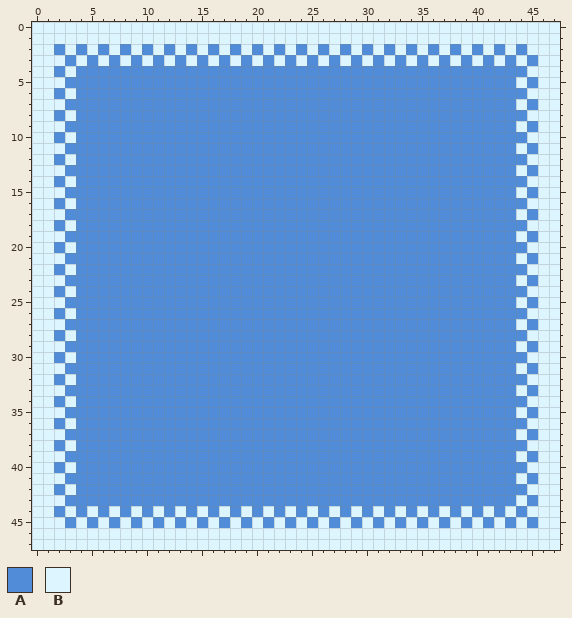
File history of a pixel-art file, GMTK 2023/Assets/Sprites/Water.aseprite. The picture above was drawn from the file before the commit.
48x48 pixels, 1 frame.
Visible layers, top first: "Water_BottomLeft", "Water_BottomCenter", "Water_BottomRight", "Water_MiddleRight", "Water_MiddleCenter", "Water_MiddleLeft", "Water_TopRight", "Water_TopCenter", "Water_TopLeft", "Background".
Palette (. is transparent): A #508cd7  B #dcf5ff
Pixels before, first column x 0:
 0 BBBBBBBBBBBBBBBBBBBBBBBBBBBBBBBBBBBBBBBBBBBBBBBB
 1 BBBBBBBBBBBBBBBBBBBBBBBBBBBBBBBBBBBBBBBBBBBBBBBB
 2 BBABABABABABABABABABABABABABABABABABABABABABABBB
 3 BBBABABABABABABABABABABABABABABABABABABABABABABB
 4 BBABAAAAAAAAAAAAAAAAAAAAAAAAAAAAAAAAAAAAAAAAABBB
 5 BBBAAAAAAAAAAAAAAAAAAAAAAAAAAAAAAAAAAAAAAAAABABB
 6 BBABAAAAAAAAAAAAAAAAAAAAAAAAAAAAAAAAAAAAAAAAABBB
 7 BBBAAAAAAAAAAAAAAAAAAAAAAAAAAAAAAAAAAAAAAAAABABB
 8 BBABAAAAAAAAAAAAAAAAAAAAAAAAAAAAAAAAAAAAAAAAABBB
 9 BBBAAAAAAAAAAAAAAAAAAAAAAAAAAAAAAAAAAAAAAAAABABB
10 BBABAAAAAAAAAAAAAAAAAAAAAAAAAAAAAAAAAAAAAAAAABBB
11 BBBAAAAAAAAAAAAAAAAAAAAAAAAAAAAAAAAAAAAAAAAABABB
12 BBABAAAAAAAAAAAAAAAAAAAAAAAAAAAAAAAAAAAAAAAAABBB
13 BBBAAAAAAAAAAAAAAAAAAAAAAAAAAAAAAAAAAAAAAAAABABB
14 BBABAAAAAAAAAAAAAAAAAAAAAAAAAAAAAAAAAAAAAAAAABBB
15 BBBAAAAAAAAAAAAAAAAAAAAAAAAAAAAAAAAAAAAAAAAABABB
16 BBABAAAAAAAAAAAAAAAAAAAAAAAAAAAAAAAAAAAAAAAAABBB
17 BBBAAAAAAAAAAAAAAAAAAAAAAAAAAAAAAAAAAAAAAAAABABB
18 BBABAAAAAAAAAAAAAAAAAAAAAAAAAAAAAAAAAAAAAAAAABBB
19 BBBAAAAAAAAAAAAAAAAAAAAAAAAAAAAAAAAAAAAAAAAABABB
20 BBABAAAAAAAAAAAAAAAAAAAAAAAAAAAAAAAAAAAAAAAAABBB
21 BBBAAAAAAAAAAAAAAAAAAAAAAAAAAAAAAAAAAAAAAAAABABB
22 BBABAAAAAAAAAAAAAAAAAAAAAAAAAAAAAAAAAAAAAAAAABBB
23 BBBAAAAAAAAAAAAAAAAAAAAAAAAAAAAAAAAAAAAAAAAABABB
24 BBABAAAAAAAAAAAAAAAAAAAAAAAAAAAAAAAAAAAAAAAAABBB
25 BBBAAAAAAAAAAAAAAAAAAAAAAAAAAAAAAAAAAAAAAAAABABB
26 BBABAAAAAAAAAAAAAAAAAAAAAAAAAAAAAAAAAAAAAAAAABBB
27 BBBAAAAAAAAAAAAAAAAAAAAAAAAAAAAAAAAAAAAAAAAABABB
28 BBABAAAAAAAAAAAAAAAAAAAAAAAAAAAAAAAAAAAAAAAAABBB
29 BBBAAAAAAAAAAAAAAAAAAAAAAAAAAAAAAAAAAAAAAAAABABB
30 BBABAAAAAAAAAAAAAAAAAAAAAAAAAAAAAAAAAAAAAAAAABBB
31 BBBAAAAAAAAAAAAAAAAAAAAAAAAAAAAAAAAAAAAAAAAABABB
32 BBABAAAAAAAAAAAAAAAAAAAAAAAAAAAAAAAAAAAAAAAAABBB
33 BBBAAAAAAAAAAAAAAAAAAAAAAAAAAAAAAAAAAAAAAAAABABB
34 BBABAAAAAAAAAAAAAAAAAAAAAAAAAAAAAAAAAAAAAAAAABBB
35 BBBAAAAAAAAAAAAAAAAAAAAAAAAAAAAAAAAAAAAAAAAABABB
36 BBABAAAAAAAAAAAAAAAAAAAAAAAAAAAAAAAAAAAAAAAAABBB
37 BBBAAAAAAAAAAAAAAAAAAAAAAAAAAAAAAAAAAAAAAAAABABB
38 BBABAAAAAAAAAAAAAAAAAAAAAAAAAAAAAAAAAAAAAAAAABBB
39 BBBAAAAAAAAAAAAAAAAAAAAAAAAAAAAAAAAAAAAAAAAABABB
40 BBABAAAAAAAAAAAAAAAAAAAAAAAAAAAAAAAAAAAAAAAAABBB
41 BBBAAAAAAAAAAAAAAAAAAAAAAAAAAAAAAAAAAAAAAAAABABB
42 BBABAAAAAAAAAAAAAAAAAAAAAAAAAAAAAAAAAAAAAAAAABBB
43 BBBAAAAAAAAAAAAAAAAAAAAAAAAAAAAAAAAAAAAAAAAABABB
44 BBABABABABABABABABABABABABABABABABABABABABABABBB
45 BBBABABABABABABABABABABABABABABABABABABABABABABB
46 BBBBBBBBBBBBBBBBBBBBBBBBBBBBBBBBBBBBBBBBBBBBBBBB
47 BBBBBBBBBBBBBBBBBBBBBBBBBBBBBBBBBBBBBBBBBBBBBBBB
The result:
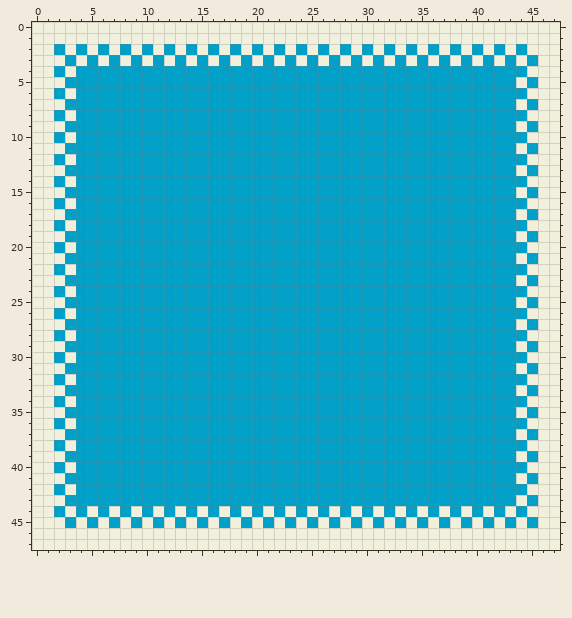
Changes in this commit:
layer "Background" now hidden
colour A: #508cd7 -> #00a0c8
colour B: #dcf5ff -> #f0f0dc
Changed places in both pictures, as pixel boxes (x1, y1, x2, y2):
changed: (32, 22, 560, 550)
